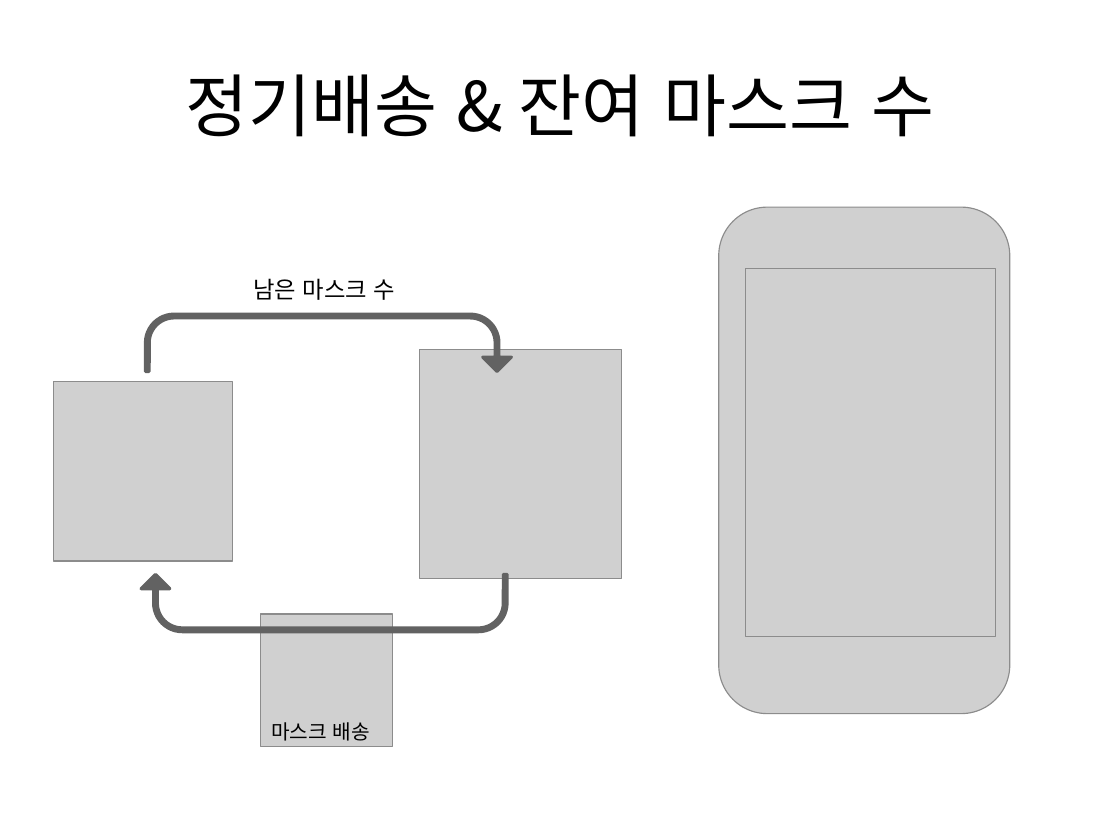
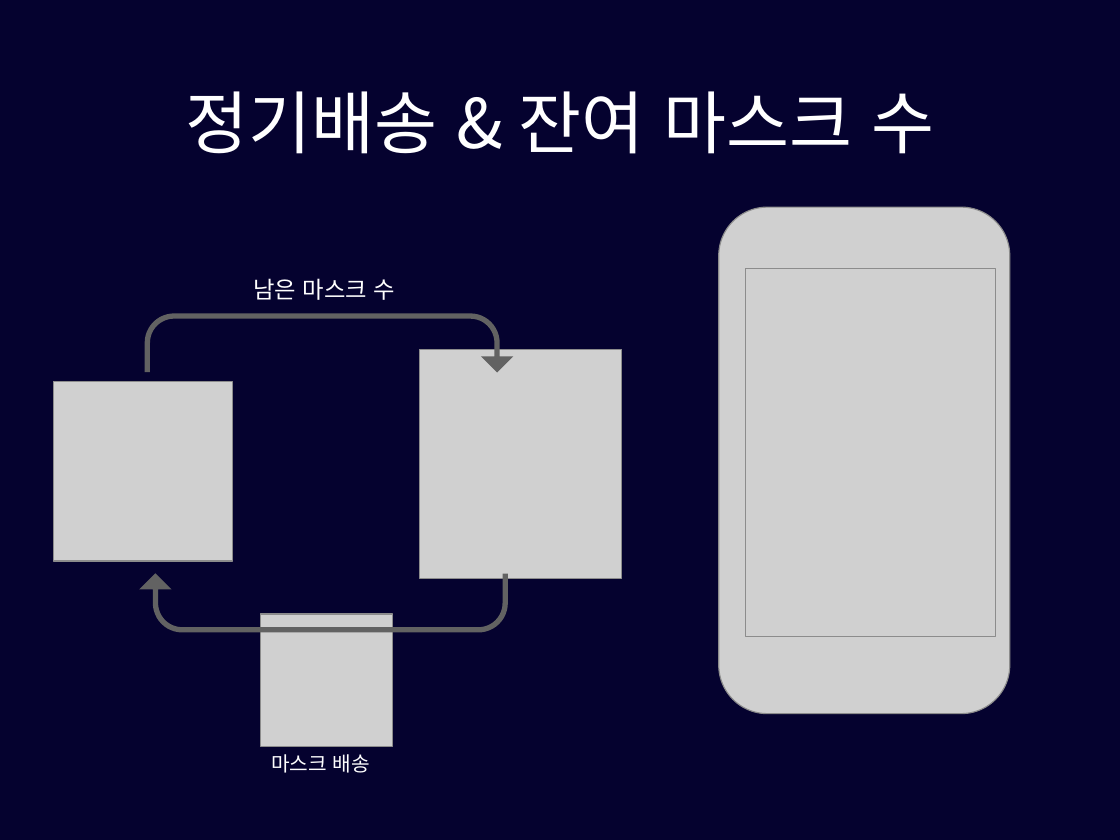
Before and after one commit to pasongsj/ideatone, a slide deck: slide 12 of ideatoneppt.pptx. Drawn at 1120x840 pixels with LibreOffice and Linux fonts; fonts in the diff are those of the drawing; grey boxes stand for pictures. Boxes give left, top, right and bottom in pixels: in the first picture for what was removed or moved away, otherwise in the second. Text is boxed around its words. In the diff, an @@ line names an element or a change of style, - is before the commit and + after.

```diff
--- a/ideatoneppt.pptx
+++ b/ideatoneppt.pptx
@@ background #FFFFFF to #05022F @@
@@ title "정기배송 & 잔여 마스크 수": place and size @@
-title "정기배송 & 잔여 마스크 수" at box(185, 74, 934, 137)
+title "정기배송 & 잔여 마스크 수" at box(185, 91, 934, 154)
@@ title "정기배송 & 잔여 마스크 수" at box(185, 91, 934, 154): text colour #000000 to #FFFFFF; line spacing 1 to 0.9 @@
@@ text "남은 마스크 수" at box(253, 278, 395, 300): text colour #000000 to #FFFFFF @@
@@ uturn arrow at box(146, 315, 512, 372): outline #626262 2 pt to #626262 1 pt @@
@@ uturn arrow at box(141, 575, 507, 632): outline #626262 2 pt to #626262 1 pt @@
@@ text "마스크 배송" at box(271, 754, 369, 773): text colour #000000 to #FFFFFF @@
@@ text "마스크 배송": place and size @@
-text "마스크 배송" at box(271, 722, 369, 741)
+text "마스크 배송" at box(271, 754, 369, 773)
```
Also in this commit, not shown: 17 other slides changed, 2 slides added, 3 slides removed, 1 other file.
